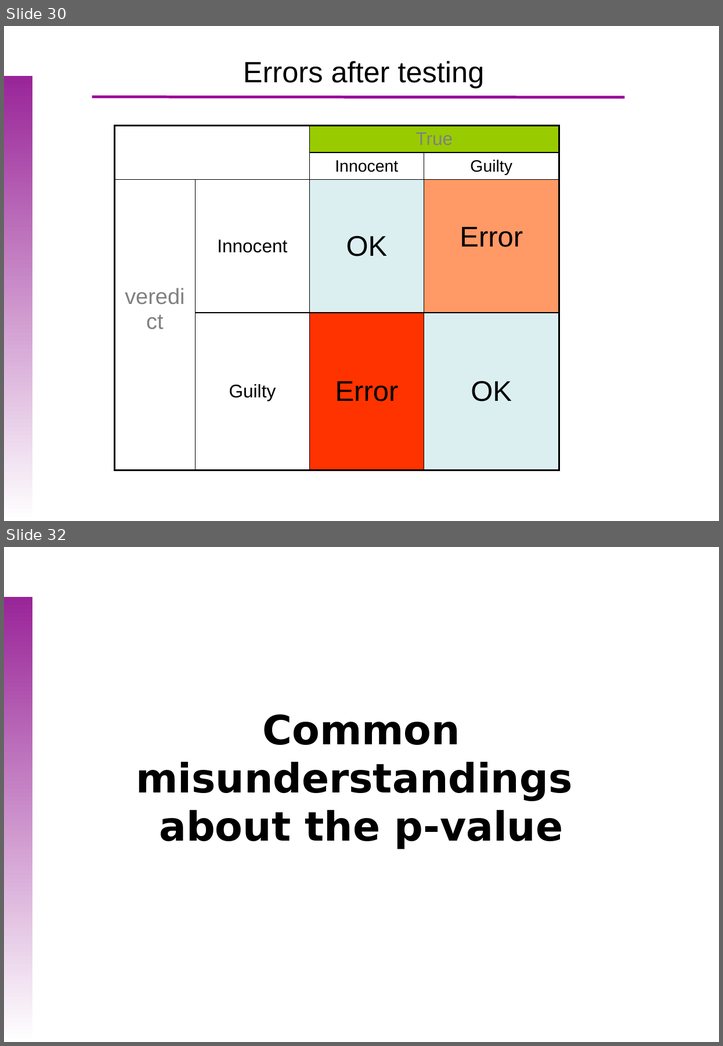
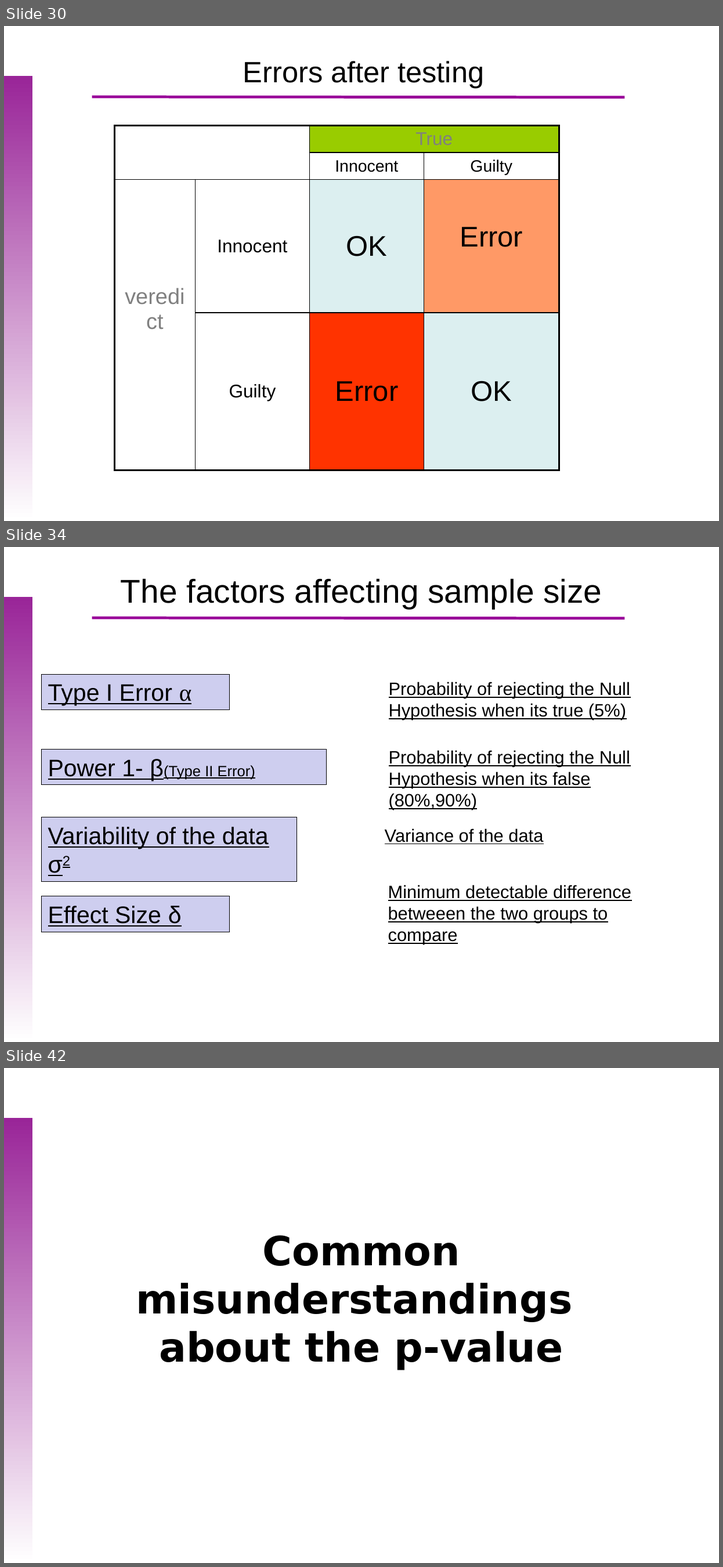
Before and after one commit to uebvhir/Course2020_Statistical-Analysis-with-R, a slide deck: Slides/StatisticsWithR-6-Principles_of_Hypothesis_Testing.pptx. Shown one above the other, each under a label of ours: slides 30 and 32 before the commit, slides 30, 34 and 42 after it; the slides between them are not shown. The pictures are 723x1046 and 723x1567 pixels, drawn with LibreOffice and Linux fonts; fonts in the diff are those of the drawing; background and template pictures are left out. Boxes give left, top, right and bottom in pixels: in the first picture for what was removed or moved away, otherwise in the second. Text is boxed around its words. In the diff, an @@ line names an element or a change of style, - is before the commit and + after.

```diff
--- a/Slides/StatisticsWithR-6-Principles_of_Hypothesis_Testing.pptx
+++ b/Slides/StatisticsWithR-6-Principles_of_Hypothesis_Testing.pptx
@@ slide 34 added at (x1=4, y1=547, x2=719, y2=1042), background picture (left out); not listed: 2 template elements that a slide beside it also shows @@
@@ text added at (x1=121, y1=578, x2=601, y2=608), 36 pt, text #000000 @@
+The factors affecting sample size
@@ rectangle added at (x1=42, y1=675, x2=230, y2=710), fill #CECEEF, outline #000000 0.75 pt, 26 pt, text #000000, underline @@
+Type I Error α
@@ text added at (x1=389, y1=682, x2=630, y2=720), 19.5 pt, text #000000, underline @@
+Probability of rejecting the Null Hypothesis when its true (5%)
@@ rectangle added at (x1=42, y1=749, x2=326, y2=785), fill #CECEEF, outline #000000 0.75 pt, 16.2 pt, text #000000, underline @@
+Power 1- β(Type II Error)
@@ text added at (x1=389, y1=750, x2=630, y2=810), 19.5 pt, text #000000, underline @@
+Probability of rejecting the Null Hypothesis when its false (80%,90%)
@@ rectangle added at (x1=42, y1=817, x2=297, y2=882), fill #CECEEF, outline #000000 0.75 pt, 26 pt, text #000000, underline @@
+Variability of the data σ2
@@ text added at (x1=384, y1=828, x2=543, y2=844), 19.5 pt, text #000000, underline @@
+Variance of the data
@@ text added at (x1=388, y1=885, x2=631, y2=944), 19.5 pt, text #000000, underline @@
+Minimum detectable difference betweeen the two groups to compare
@@ rectangle added at (x1=42, y1=896, x2=230, y2=932), fill #CECEEF, outline #000000 0.75 pt, 26 pt, text #000000, underline @@
+Effect Size δ
@@ what was slide 32 is now slide 42 @@
```
Also in this commit, not shown: 1 slide changed, 9 other slides added, 6 other files.
